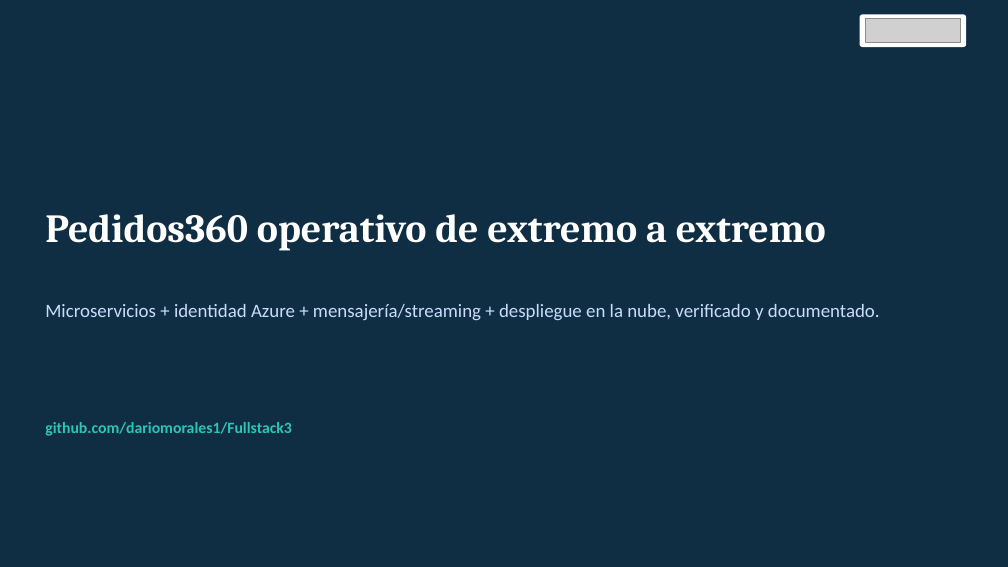
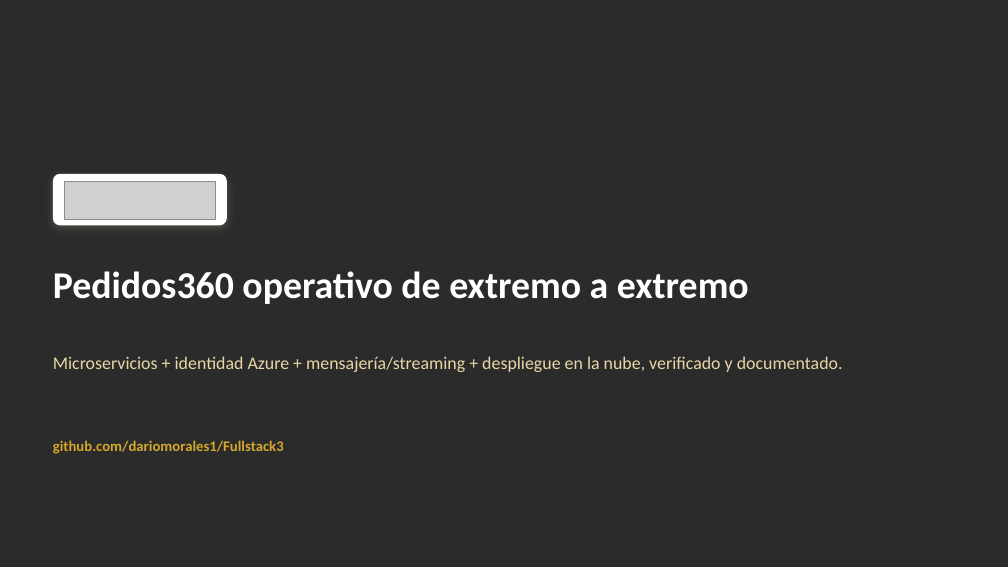
Before and after one commit to dariomorales1/Fullstack3, a slide deck: slide 16 of docs/Presentacion-Pedidos360.pptx (slide 14 before the commit). Drawn at 1008x567 pixels with LibreOffice and Linux fonts; fonts in the diff are those of the drawing; grey boxes stand for pictures; background and template pictures are left out; a plain dark background stands for a picture behind light text. Boxes give left, top, right and bottom in pixels: in the first picture for what was removed or moved away, otherwise in the second. Text is boxed around its words. In the diff, an @@ line names an element or a change of style, - is before the commit and + after.

Commit message:
Presentacion: rediseno con identidad DUOC (negro, dorado y blanco)
Actualiza el diseno de la presentacion a los colores institucionales, agrega laminas de evidencia (Kafka-UI y consola de RabbitMQ) y la verificacion de la pauta de defensa.

```diff
--- a/docs/Presentacion-Pedidos360.pptx
+++ b/docs/Presentacion-Pedidos360.pptx
@@ background #0F2D43 to picture (left out) @@
@@ rounded rectangle removed at (x1=860, y1=14, x2=966, y2=47) @@
@@ rounded rectangle added at (x1=53, y1=174, x2=227, y2=225), fill #FFFFFF @@
@@ picture resized from (x1=866, y1=19, x2=960, y2=42) to (x1=64, y1=181, x2=216, y2=219) @@
@@ text "Pedidos360 operativo de extremo a ..." moved from (x1=45, y1=214, x2=826, y2=251) to (x1=53, y1=271, x2=749, y2=304) @@
@@ text "Pedidos360 operativo de extremo a ..." at (x1=53, y1=271, x2=749, y2=304): size 38 to 36 pt, font Cambria to Calibri @@
@@ text "Microservicios + identidad Azure + ..." moved from (x1=45, y1=304, x2=880, y2=320) to (x1=53, y1=356, x2=843, y2=372) @@
@@ text "Microservicios + identidad Azure + ..." at (x1=53, y1=356, x2=843, y2=372): size 18 to 17 pt, text colour #CADCFC to #E7D6A6 @@
@@ text "github.com/dariomorales1/Fullstack3" moved from (x1=45, y1=422, x2=292, y2=436) to (x1=53, y1=440, x2=284, y2=454) @@
@@ text "github.com/dariomorales1/Fullstack3" at (x1=53, y1=440, x2=284, y2=454): size 15 to 14 pt, text colour #2EC4B6 to #D4A82C @@
```
Also in this commit, not shown: 13 other slides changed, 2 slides added.
